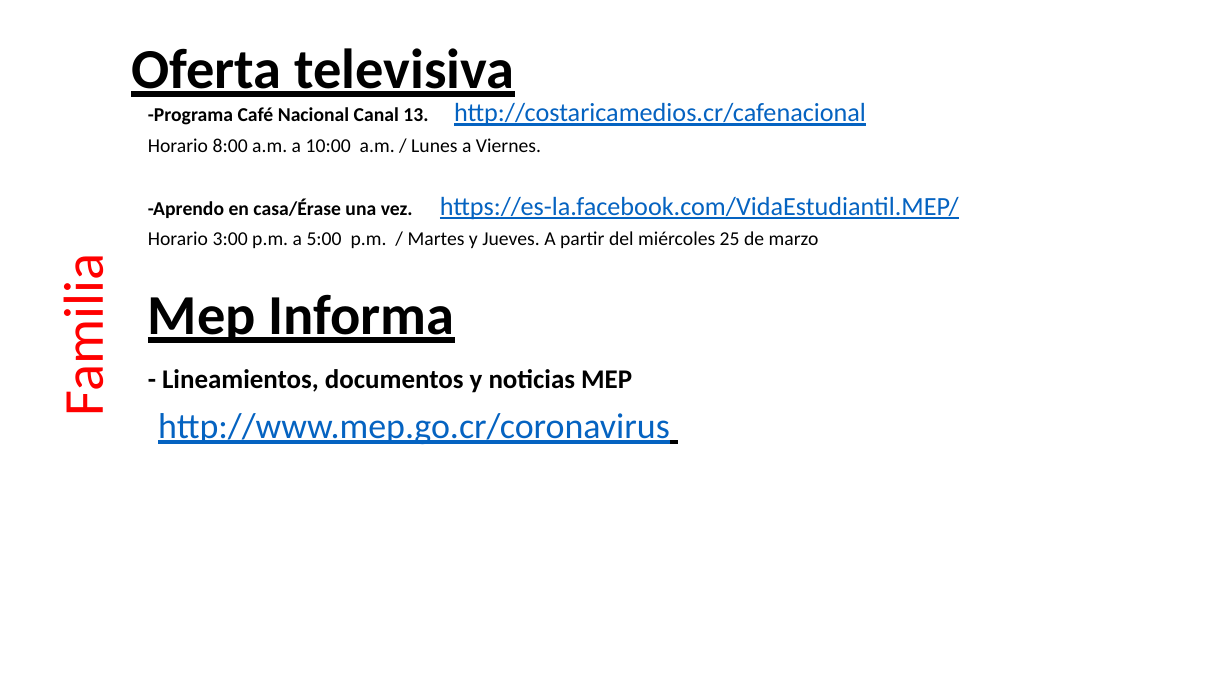
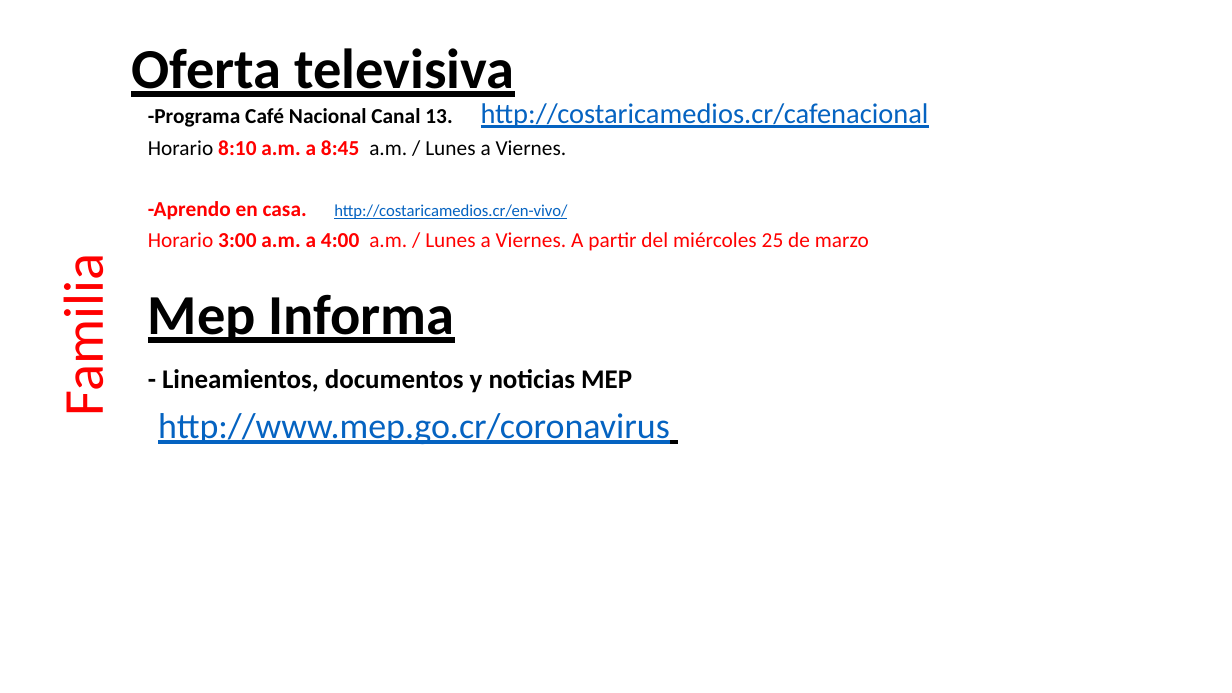
Before and after one commit to producciongespro/Aprendo-en-casa, a slide deck: slide 4 of documentacion/Insumos.pptx. Drawn at 1232x693 pixels with LibreOffice and Linux fonts; fonts in the diff are those of the drawing. Boxes give left, top, right and bottom in pixels: in the first picture for what was removed or moved away, otherwise in the second. Text is boxed around its words. In the diff, an @@ line names an element or a change of style, - is before the commit and + after.

```diff
--- a/documentacion/Insumos.pptx
+++ b/documentacion/Insumos.pptx
@@ text at box(148, 103, 929, 128): size 15.3 to 16.6 pt in "-Programa Café Nacional Canal 13."; size 20.4 to 22.2 pt in "http://costaricamedios.cr/cafenacional" @@
@@ text at box(148, 140, 869, 251): text changed; size 15.3 to 16.6 pt; text colour #000000 to #FF0000 @@
-Horario 8:00 a.m. a 10:00 a.m. / Lunes a Viernes.
--Aprendo en casa/Érase una vez. https://es-la.facebook.com/VidaEstudiantil.MEP/
-Horario 3:00 p.m. a 5:00 p.m. / Martes y Jueves. A partir del miércoles 25 de marzo
+Horario 8:10 a.m. a 8:45 a.m. / Lunes a Viernes.
+-Aprendo en casa. http://costaricamedios.cr/en-vivo/
+Horario 3:00 a.m. a 4:00 a.m. / Lunes a Viernes. A partir del miércoles 25 de marzo
```
Also in this commit, not shown: 2 other slides changed.
